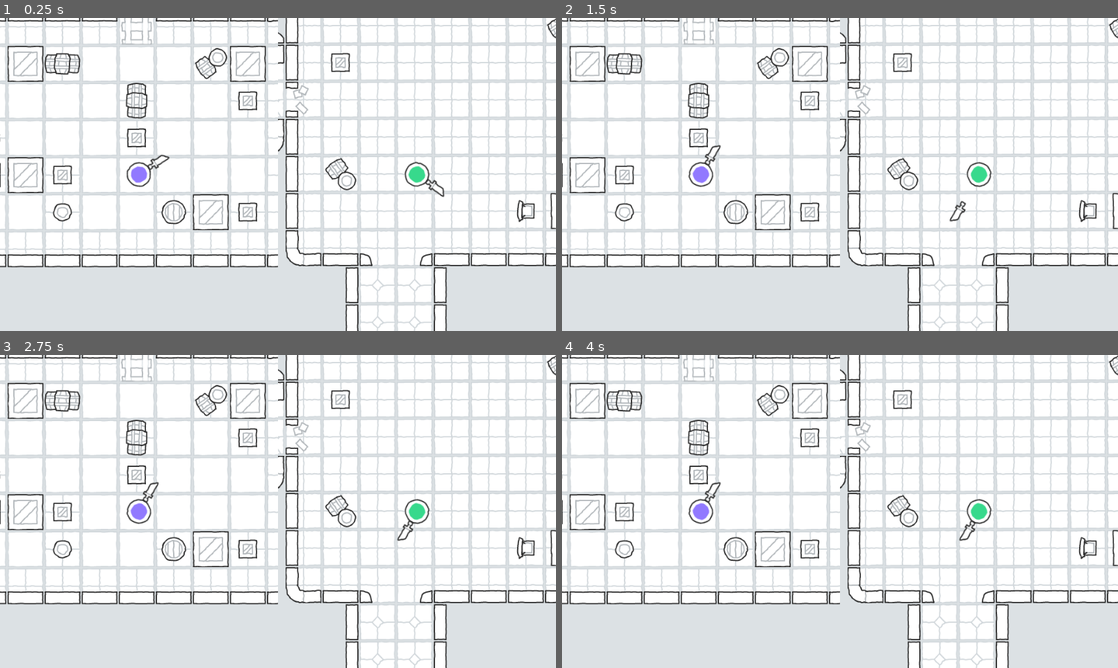
Above: before the commit, frames 1-4 (two rows, left to right).
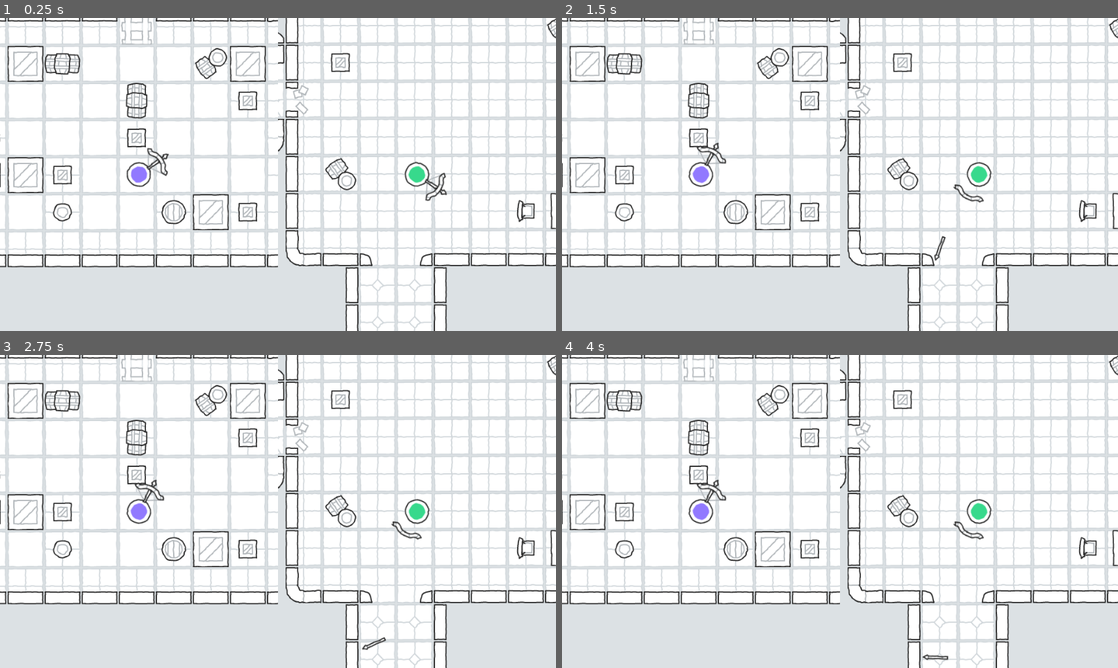
Above: after the commit, the same moments.

Repository: chloecat0/one-chance
Game: Godot game, scene res://main.tscn
Two runs of this game, one before a commit and one after it. Both use one fixed random seed, a clock stepped at 60 frames per second and the inputs below.
Inputs:
- Up to frame 1 (0.25 s): no input
- Up to frame 2 (1.5 s): tap Enter at 1.25 s
- Up to frame 3 (2.75 s): no input
- Up to frame 4 (4 s): no input

The runs differ from the first frame. In frame 1, 0.4% of the frame differs, in the area x 26-81%, y 41-59%; in frame 2, 0.4%, in the area x 24-76%, y 39-78%; in frame 3, 0.4%; in frame 4, 0.4%.

Commit message:
working bow game

Diff:
--- /dev/null
+++ b/arrow.gd
@@ -0,0 +1,16 @@
+extends RigidBody2D
+
+var can_hurt: bool = true
+
+func _physics_process(delta: float) -> void:
+	if linear_velocity.length() < 100:
+		can_hurt = false
+
+func _on_rigid_body_2d_body_entered(body: Node) -> void:
+	if can_hurt:
+		if body.is_in_group("Damagable"):
+			body.damage()
+	else:
+		if body.is_in_group("Player"):
+			if body.pickup_arrow():
+				queue_free()
--- /dev/null
+++ b/arrow.tscn
@@ -0,0 +1,31 @@
+[gd_scene load_steps=5 format=3 uid="uid://cefkmhw31kpbr"]
+
+[ext_resource type="Script" uid="uid://clb5i6u78twxu" path="res://arrow.gd" id="1_2ndhl"]
+[ext_resource type="Texture2D" uid="uid://b4pti64is2pde" path="res://sprites/Items/weapon_arrow.png" id="1_l5ahi"]
+
+[sub_resource type="PhysicsMaterial" id="PhysicsMaterial_acd0x"]
+bounce = 0.1
+
+[sub_resource type="RectangleShape2D" id="RectangleShape2D_6a6ax"]
+size = Vector2(6, 43)
+
+[node name="Arrow" type="RigidBody2D"]
+collision_layer = 72
+collision_mask = 117
+physics_material_override = SubResource("PhysicsMaterial_acd0x")
+gravity_scale = 0.0
+contact_monitor = true
+max_contacts_reported = 1
+linear_damp = 1.0
+script = ExtResource("1_2ndhl")
+
+[node name="Sprite2D" type="Sprite2D" parent="."]
+position = Vector2(0, -20)
+texture = ExtResource("1_l5ahi")
+
+[node name="CollisionShape2D" type="CollisionShape2D" parent="."]
+position = Vector2(0, -20)
+shape = SubResource("RectangleShape2D_6a6ax")
+debug_color = Color(0.878342, 0.314073, 0.352312, 0.42)
+
+[connection signal="body_entered" from="." to="." method="_on_rigid_body_2d_body_entered"]
--- /dev/null
+++ b/bow.gd
@@ -0,0 +1,36 @@
+extends Node2D
+
+@export var arrow_speed: float = 500.0
+
+@export var loaded_texture: CompressedTexture2D
+@export var unloaded_texture: CompressedTexture2D
+
+@onready var sprite := $Sprite2D
+
+var arrow: bool = true:
+	set(value):
+		arrow = value
+		update_texture()
+
+var arrow_scene := preload("res://arrow.tscn")
+# Called when the node enters the scene tree for the first time.
+func _ready() -> void:
+	update_texture()
+
+func attack() -> void:
+	if !arrow:
+		return
+	var arrow_instance = arrow_scene.instantiate()
+
+	get_node("/root/Main/HBoxContainer/SubViewportContainer/SubViewport/Map").add_child(arrow_instance)
+	arrow_instance.global_position = global_position
+	arrow_instance.global_rotation = global_rotation
+	arrow_instance.linear_velocity = Vector2.UP.rotated(global_rotation)*arrow_speed
+	arrow = false
+	update_texture()
+
+func update_texture():
+	if arrow:
+		sprite.texture = loaded_texture
+	else:
+		sprite.texture = unloaded_texture
--- /dev/null
+++ b/bow.tscn
@@ -0,0 +1,16 @@
+[gd_scene load_steps=4 format=3 uid="uid://5ox8a8i2nppb"]
+
+[ext_resource type="Script" uid="uid://d1yw8eacrtx06" path="res://bow.gd" id="1_2of8d"]
+[ext_resource type="Texture2D" uid="uid://dopcl5isyn7km" path="res://sprites/Items/weapon_bow_arrow.png" id="2_60xqc"]
+[ext_resource type="Texture2D" uid="uid://bs68qj78d6jk5" path="res://sprites/Items/weapon_bow.png" id="3_60xqc"]
+
+[node name="Bow" type="Node2D"]
+z_index = 1
+position = Vector2(40, 0)
+rotation = 1.5708
+script = ExtResource("1_2of8d")
+loaded_texture = ExtResource("2_60xqc")
+unloaded_texture = ExtResource("3_60xqc")
+
+[node name="Sprite2D" type="Sprite2D" parent="."]
+texture = ExtResource("2_60xqc")
--- a/main.gd
+++ b/main.gd
@@ -25,9 +25,14 @@
 		node.player.add_child(remote_transform)
 
 	all_spawnpoints = spawnpoints.get_children()
-	move_to_random_spawn("1")
-	move_to_random_spawn("2")
+	var chosen_spawn = move_to_random_spawn("1", null)
+	move_to_random_spawn("2", chosen_spawn)
 
-func move_to_random_spawn(player_id: String) -> void:
-	var random_spawn = randi_range(0, all_spawnpoints.size()-1)
+func move_to_random_spawn(player_id: String, excluded_spawn) -> int:
+	var random_spawn: int
+	while true:
+		random_spawn = randi_range(0, all_spawnpoints.size()-1)
+		if random_spawn != excluded_spawn:
+			break
 	players[player_id].player.global_position = all_spawnpoints[random_spawn].global_position
+	return random_spawn
--- a/map.tscn
+++ b/map.tscn
@@ -8,7 +8,7 @@
 [node name="Map" type="Node2D"]
 
 [node name="Tilemap" type="TileMapLayer" parent="."]
-tile_map_data = PackedByteArray("AAD/////AgAAAAEAAAD+////AgA …(10447 unchanged characters)… AKAAAAAAAIAPr/AgAJAAUAAFAOAPT/AgAFAAUAAAA=")
+tile_map_data = PackedByteArray("AAD/////AgAAAAEAAAD+////AgA …(10447 unchanged characters)… AKAAAAAAAIAPr/AgAJAAUAAFAOAPT/AgAFAAUAAAD7//v/AgAJAAUAAFD7//b/AgAJAAUAADA=")
 tile_set = ExtResource("1_c7s6e")
 
 [node name="Player1" parent="." node_paths=PackedStringArray("target") instance=ExtResource("2_p5pve")]
--- a/player.gd
+++ b/player.gd
@@ -11,17 +11,24 @@
 @onready var player_sprite := $Sprite2D
 @export var target := Node2D
 
+@onready var death_timer := $DeathTimer
+
 var dagger = preload("res://dagger.tscn")
+var bow = preload('res://bow.tscn')
 
 func _ready() -> void:
-	set_weapon(dagger)
+	set_weapon(bow)
 	player_sprite.texture = player_texture
 
 func _process(delta: float) -> void:
+	if health <= 0:
+		return
 	if Input.is_action_just_pressed("attack_p"+player_id):
 		weapon.attack()
 
 func _physics_process(delta: float) -> void:
+	if health <= 0:
+		return
 	var input_x := Input.get_axis("left_p"+player_id, "right_p"+player_id)
 	var input_y := Input.get_axis("up_p"+player_id, "down_p"+player_id)
 	var direction = Vector2(input_x, input_y).normalized()
@@ -46,3 +53,19 @@
 func damage() -> void:
 	player_sprite.modulate = Color.RED
 	health -= 1
+	if health <= 0:
+		death_timer.start()
+
+func pickup_arrow() -> bool:
+	if weapon.name == "Bow":
+		if !weapon.arrow:
+			weapon.arrow = true
+			return true
+	return false
+
+func revive() -> void:
+	health = 1
+	player_sprite.modulate = Color.WHITE
+	if weapon.name == "Bow":
+		weapon.arrow = true
+	get_node("/root/Main").move_to_random_spawn(player_id, null)
--- a/player.tscn
+++ b/player.tscn
@@ -4,9 +4,9 @@
 [ext_resource type="Texture2D" uid="uid://c8f4vsjef7avo" path="res://sprites/Characters/purple_character.png" id="2_hqtel"]
 
 [sub_resource type="CircleShape2D" id="CircleShape2D_1bvp3"]
-radius = 20.0
+radius = 15.0
 
-[node name="Player" type="CharacterBody2D" groups=["Damagable"]]
+[node name="Player" type="CharacterBody2D" groups=["Damagable", "Player"]]
 z_index = 10
 disable_mode = 2
 collision_layer = 20
@@ -19,3 +19,9 @@
 
 [node name="Sprite2D" type="Sprite2D" parent="."]
 texture = ExtResource("2_hqtel")
+
+[node name="DeathTimer" type="Timer" parent="."]
+wait_time = 3.0
+one_shot = true
+
+[connection signal="timeout" from="DeathTimer" to="." method="revive"]
--- a/project.godot
+++ b/project.godot
@@ -26,6 +26,7 @@
 
 Damagable="Can be damaged"
 Spawnpoint=""
+Player="Is a player"
 
 [input]
 
@@ -92,6 +93,11 @@
 2d_physics/layer_6="Objects"
 2d_physics/layer_7="Projectiles"
 
+[physics]
+
+3d/default_gravity=0.0
+2d/default_gravity=0.0
+
 [rendering]
 
 renderer/rendering_method="gl_compatibility"
Not shown, added: arrow.gd.uid
Not shown, added: bow.gd.uid
